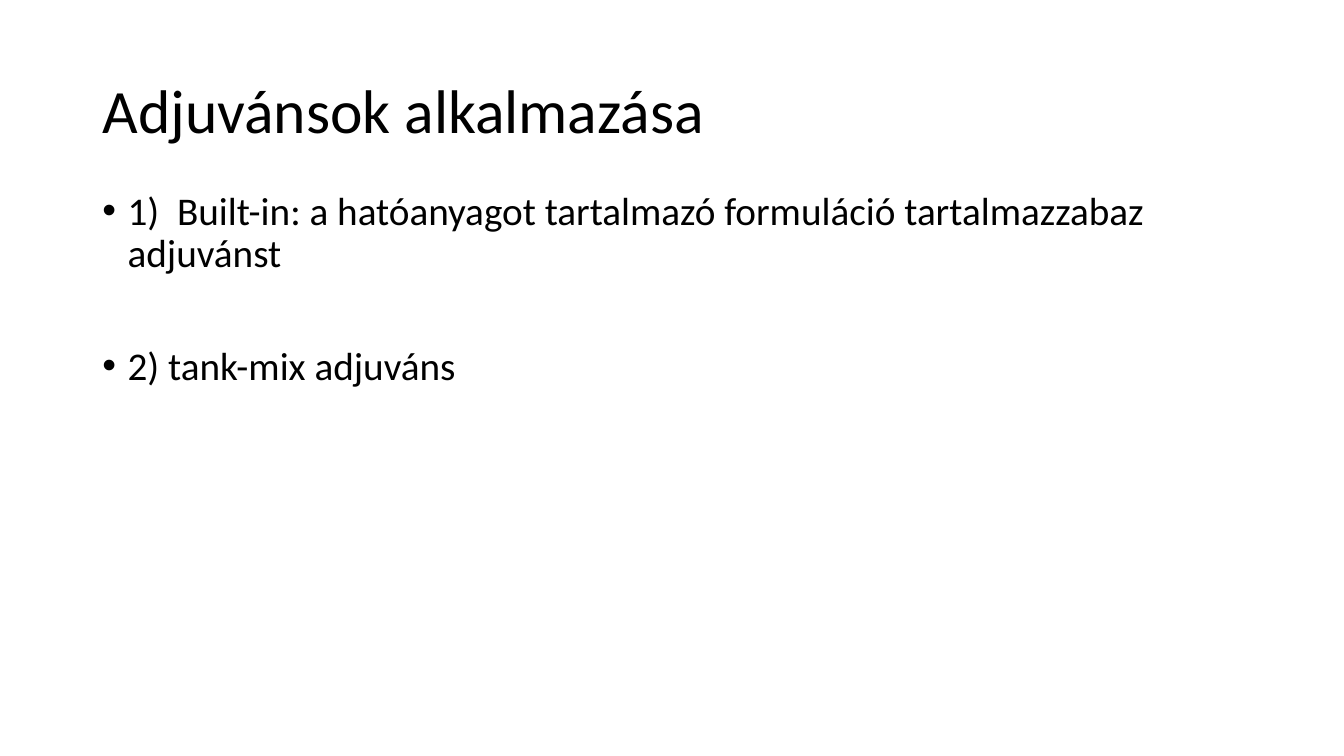
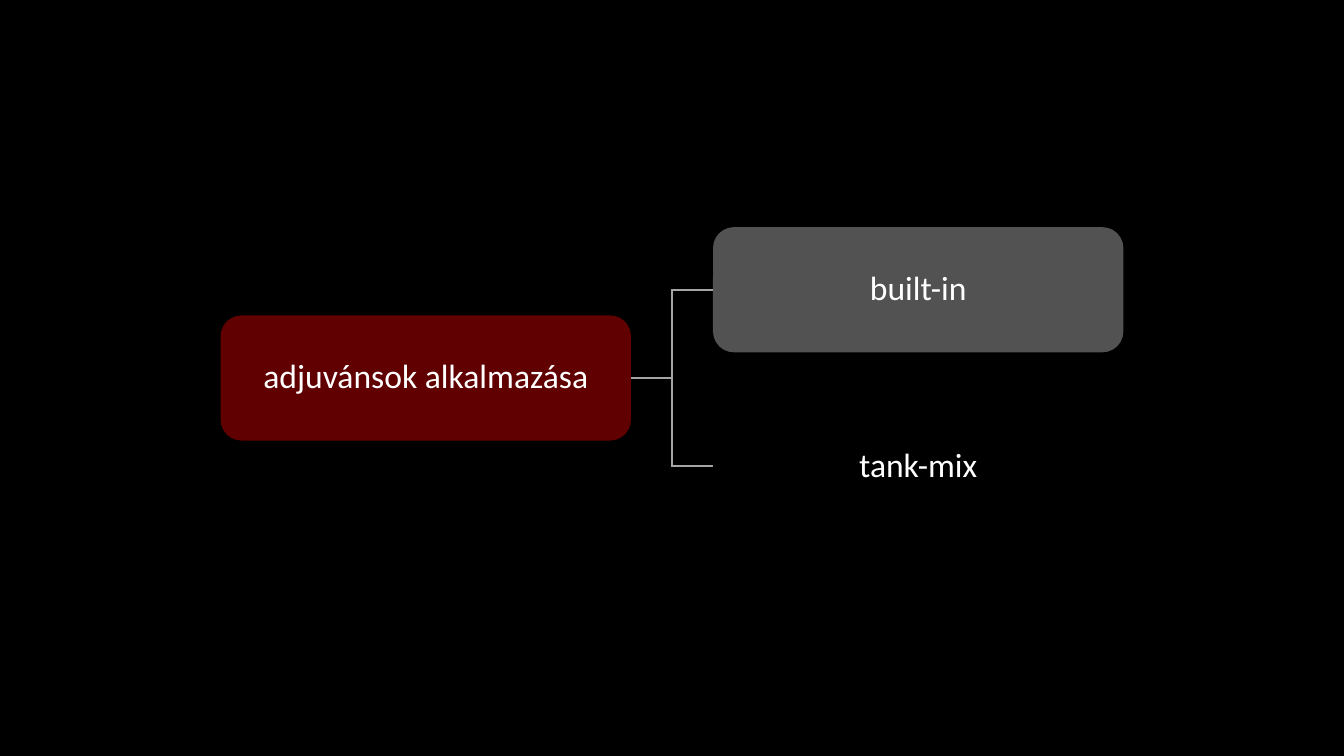
Before and after one commit to LilianaBohus/chemistry-presenations, a slide deck: slide 6 of adjuvants.pptx (slide 7 before the commit). Drawn at 1344x756 pixels with LibreOffice and Linux fonts; fonts in the diff are those of the drawing; background and template pictures are left out. Boxes give left, top, right and bottom in pixels: in the first picture for what was removed or moved away, otherwise in the second. Text is boxed around its words. In the diff, an @@ line names an element or a change of style, - is before the commit and + after.

```diff
--- a/adjuvants.pptx
+++ b/adjuvants.pptx
@@ background #FFFFFF to picture (left out) @@
@@ text removed at (128,196,1143,387) @@
-• 1) Built-in: a hatóanyagot tartalmazó formuláció tartalmazzabaz adjuvánst
-• 2) tank-mix adjuváns
@@ text at (263,364,588,394): text changed; size 44 to 24 pt; text colour #000000 to #FFFFFF @@
-Adjuvánsok alkalmazása
+adjuvánsok alkalmazása
@@ group added at (221,227,1123,528): 3 rounded rectangles, 2 freeform shapes, 2 texts @@
+built-in
+tank-mix
```
Also in this commit, not shown: 4 other slides changed, 2 slides added, 1 slide removed.
